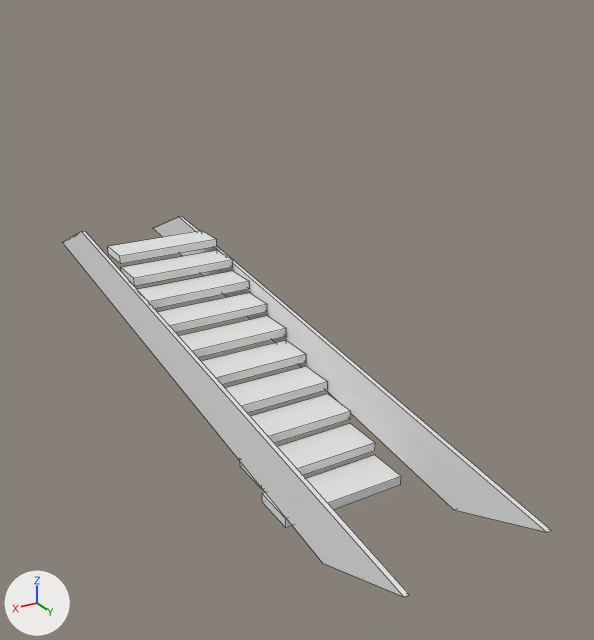
Renders of the FBX model working/subahu/FBX/Staircase.fbx from each side of a commit.
Both versions are drawn from a 50 mm camera at (5.14, 7.65, 6.68) aimed at (-0.94, -2.49, 1.62). The axes (+X, +Y, +Z) are drawn at lower left. The lights are the same throughout. Mesh edges are drawn as thin lines.

Before the edit, the objects in view are built like this:
```python
me_cube = bpy.data.meshes.new('Cube')
me_cube.from_pydata(...)  # 80 vertices, 60 faces; spans x -1.0..1.0, y -1.0..19.0, z -1.0..28.0
me_cube.materials.append(mat_material)  # white #e7e7e7
me_cube_001 = bpy.data.meshes.new('Cube.001')
me_cube_001.from_pydata(...)  # a box spanning x -1.0..1.0, y -1.0..1.0, z -1.0..1.0; a box spanning x 57.8..59.8, y -1.0..1.0, z -1.0..1.0
me_cube_001.materials.append(mat_material_001)  # white #e7e7e7
ob_stairs = bpy.data.objects.new('Stairs', me_cube)
ob_stairs.location = (0.0, 0.0, 0.29)
ob_stairs.rotation_euler = (0.0, 0.0, -3.142)  # degrees (0, 0, -180)
ob_stairs.scale = (0.904, 0.308, 0.0677)
ob_stairsrailing = bpy.data.objects.new('StairsRailing', me_cube_001)
ob_stairsrailing.parent = ob_stairs
ob_stairsrailing.location = (-1.09, 9.182, 15.15)
ob_stairsrailing.rotation_euler = (0.477, 0.0, 0.0)  # degrees (27, 0, 0)
ob_stairsrailing.scale = (0.0365, 17.9, 5.11)
```
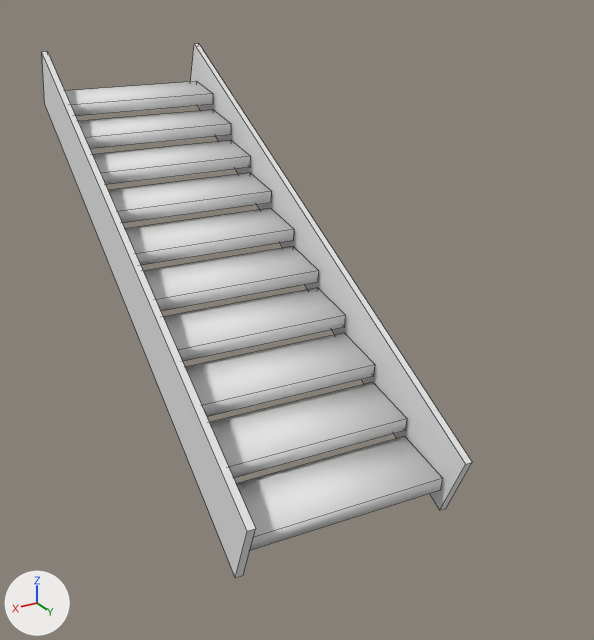
Boxes [x1, y1, x2, y2] around the edits, measured in the pictures (594 x 640 px):
'Stairs', reshaped, rescaled (29% wider, 58% taller)
    before: [108, 231, 401, 527]
    after: [65, 81, 443, 550]
'StairsRailing', rescaled, moved, turned
    before: [62, 216, 551, 597]
    after: [42, 44, 472, 577]

The edits, one by one:
me_cube has 80 vertices, 60 faces and spans x -1.0..1.0, y -1.0..19.0, z -1.0..28.0.
me_cube is used by ob_stairs; location (0.0, 0.0, 0.29); rotation (0.0, 0.0, -3.142), in degrees (0, 0, -180); scale (0.904, 0.308, 0.0677).
me_cube part 1: the whole mesh is multiplied about the mesh origin by the matrix ((1.411, 0.042, -0.002), (-0.126, 0.476, -0.014), (0.016, 0.066, 0.105)).
Object 'Stairs' (ob_stairs) is rescaled from (0.904, 0.308, 0.0677) to (1.0, 1.0, 1.0).
Object 'StairsRailing' (ob_stairsrailing) moves from (-1.09, 9.182, 15.15) to (-1.191, 4.293, 2.178).
Object 'StairsRailing' (ob_stairsrailing) turns from (27, 0, 0) to (25, -0.6, -5.1) degrees about x, y and z.
Object 'StairsRailing' (ob_stairsrailing) is rescaled from (0.0365, 17.9, 5.11) to (0.0517, 5.33, 0.565).
